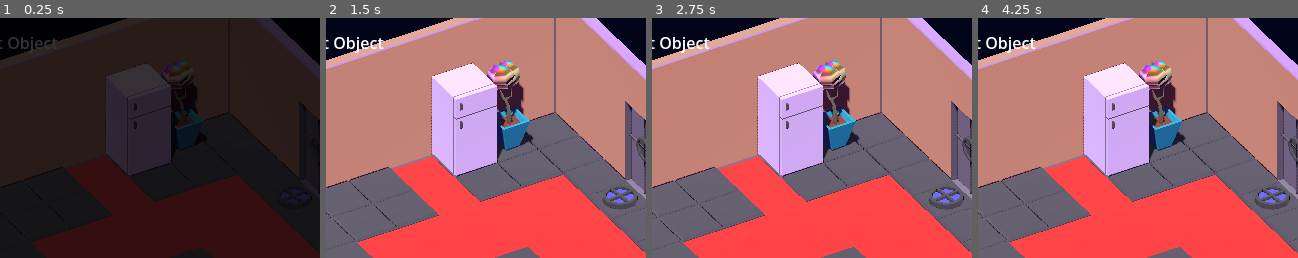
Above: before the commit, frames 1-4 (left to right).
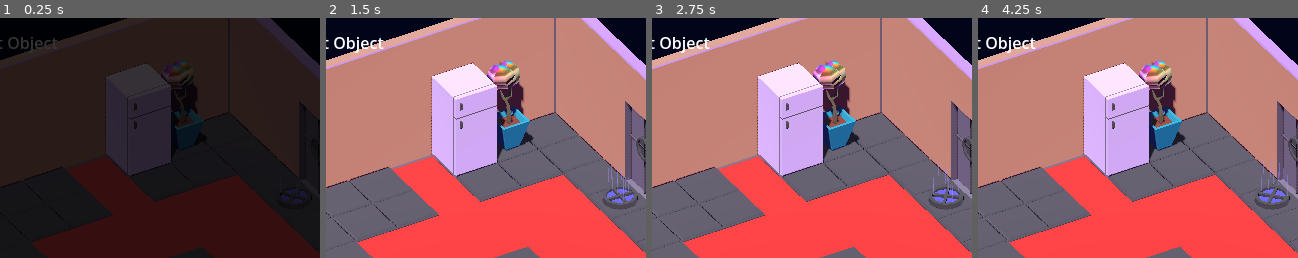
Above: after the commit, the same moments.

Repository: hakro/kosmopod-ld54
Game: Godot game, scene res://levels/level_1.tscn
The game is run twice, just before and just after one commit, with the same random seed, the same clock (stepped at 60 frames per second) and the same inputs.
Inputs:
- Up to frame 1 (0.25 s): no input
- Up to frame 2 (1.5 s): hold Right (turn_right) 0.53-1.28 s; tap Space (pull_object) at 0.6 s; hold A (turn_left) from 1.28 s (still down); tap S (turn_around) at 1.35 s
- Up to frame 3 (2.75 s): tap Enter at 2 s; release A (turn_left) at 2.03 s; hold Right (turn_right) from 2.03 s (still down); tap Space (pull_object) at 2.1 s
- Up to frame 4 (4.25 s): tap Space (pull_object) at 2.75, 3.6 s; release Right (turn_right) at 2.78 s; hold W (move_forward) 2.78-3.53 s; tap S (turn_around) at 2.85 s; hold A (turn_left) from 3.53 s (still down)
The pictures show only the part of the screen within x 22-72%, y 15-65%; the shares and areas given below are measured in that part.

The runs differ from the first frame. In frame 1, 0.2% of the frame differs, in the area x 87-96%, y 71-78%; in frame 2, 0.3%; in frame 3, 0.4%; in frame 4, 0.4%, in the area x 87-97%, y 59-80%.

Commit message:
Polish win area

Diff:
--- /dev/null
+++ b/win_area.gd
@@ -0,0 +1,6 @@
+extends Area3D
+
+@onready var fan : MeshInstance3D = $MeshInstance3D
+
+func _process(delta):
+	fan.rotate_y(2 * delta)
--- a/win_area.tscn
+++ b/win_area.tscn
@@ -1,13 +1,23 @@
-[gd_scene load_steps=3 format=3 uid="uid://d1sfpa7anuag8"]
+[gd_scene load_steps=6 format=3 uid="uid://d1sfpa7anuag8"]
 
+[ext_resource type="Script" path="res://win_area.gd" id="1_cvovy"]
 [ext_resource type="ArrayMesh" uid="uid://bkumvm877myjh" path="res://assets/win_area.res" id="1_iw8hm"]
 
 [sub_resource type="CylinderShape3D" id="CylinderShape3D_tldh5"]
 radius = 0.949
 
+[sub_resource type="StandardMaterial3D" id="StandardMaterial3D_yaehy"]
+transparency = 1
+albedo_color = Color(0.486275, 0.501961, 0.901961, 0.443137)
+
+[sub_resource type="QuadMesh" id="QuadMesh_6srrp"]
+material = SubResource("StandardMaterial3D_yaehy")
+size = Vector2(0.08, 0.7)
+
 [node name="WinArea" type="Area3D" groups=["win_area"]]
 collision_layer = 16
 collision_mask = 0
+script = ExtResource("1_cvovy")
 
 [node name="CollisionShape3D" type="CollisionShape3D" parent="."]
 transform = Transform3D(1, 0, 0, 0, 1, 0, 0, 0, 1, 0, 1, 0)
@@ -16,3 +26,15 @@
 [node name="MeshInstance3D" type="MeshInstance3D" parent="."]
 transform = Transform3D(1.92, 0, 0, 0, 3.4596, 0, 0, 0, 1.92, -0.000981629, 0, 0)
 mesh = ExtResource("1_iw8hm")
+
+[node name="CPUParticles3D" type="CPUParticles3D" parent="."]
+transform = Transform3D(1, 0, 0, 0, 1, 0, 0, 0, 1, 0, 0.8, 0)
+amount = 10
+local_coords = true
+mesh = SubResource("QuadMesh_6srrp")
+emission_shape = 6
+emission_ring_axis = Vector3(0, 0, 1)
+emission_ring_height = 1.0
+emission_ring_radius = 0.75
+emission_ring_inner_radius = 0.0
+gravity = Vector3(0, 1, 0)
